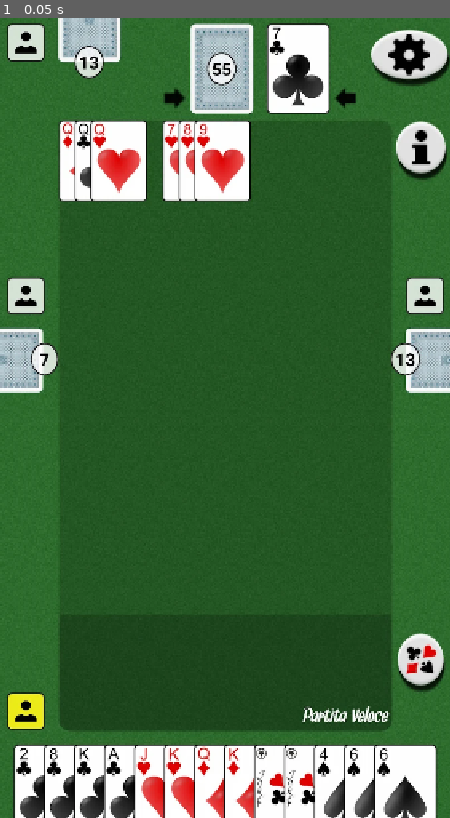
Above: before the commit, frame 1.
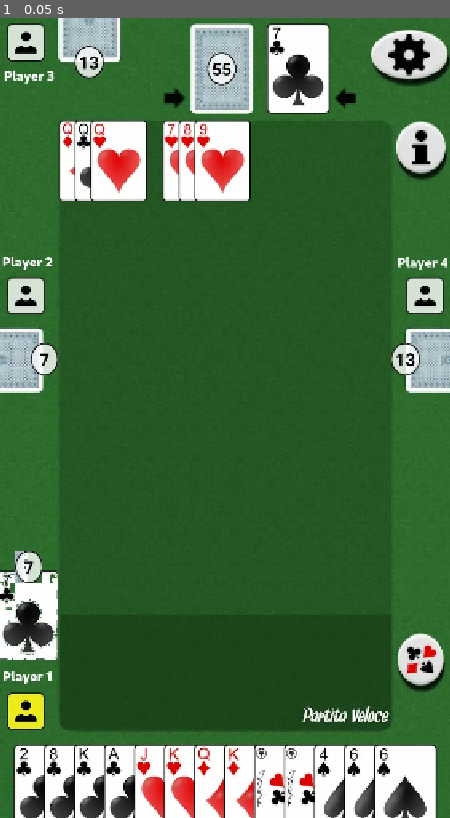
Above: after the commit, the same moment.

Repository: redd096/scala_tedesca
Game: Godot game, scene res://game_scene/game_scene.tscn
Same seed, same stepped clock (60 frames per second), same inputs: the game is played once before the commit and once after it.
Inputs:
- Up to frame 1 (0.05 s): no input

The runs differ from the first frame. In frame 1, 1.9% of the frame differs, in the area x 0-100%, y 1-96%.
Error in both runs: Invalid access to property or key 'add_child' on a base object of type 'Nil'. (res://game_scene/scripts/prefabs_controllers/game_ui_controller.gd:24)

Commit message:
edit size ui

Diff:
--- a/game_scene/prefabs/card.tscn
+++ b/game_scene/prefabs/card.tscn
@@ -1,17 +1,15 @@
-[gd_scene load_steps=5 format=3 uid="uid://bk2x7qj8v5mn6"]
+[gd_scene load_steps=4 format=3 uid="uid://bk2x7qj8v5mn6"]
 
-[ext_resource type="Theme" uid="uid://dh75y1pvxkaar" path="res://game_scene/themes/card_theme.tres" id="1_j5c3o"]
 [ext_resource type="Script" uid="uid://bny2v6nu6dwq0" path="res://game_scene/scripts/prefabs_controllers/card_controller.gd" id="1_pvvkm"]
 [ext_resource type="Texture2D" uid="uid://e2bw70nln230" path="res://game_scene/textures/back_card_red.png" id="2_ho0u6"]
 [ext_resource type="Texture2D" uid="uid://4pidu3mb6ni1" path="res://game_scene/textures/front_card_red.png" id="3_la2fe"]
 
 [node name="Card" type="Control" node_paths=PackedStringArray("card_front", "card_back", "front_image", "back_image", "top_left_label", "bottom_right_label")]
-custom_minimum_size = Vector2(50, 75)
+custom_minimum_size = Vector2(100, 145)
 layout_mode = 3
 anchors_preset = 0
 offset_right = 50.0
 offset_bottom = 75.0
-theme = ExtResource("1_j5c3o")
 script = ExtResource("1_pvvkm")
 card_front = NodePath("CardFront")
 card_back = NodePath("CardBack")
@@ -68,9 +66,10 @@
 layout_mode = 1
 anchors_preset = 10
 anchor_right = 1.0
-offset_left = 2.0
-offset_right = 2.0
-offset_bottom = 18.0
+offset_left = 5.0
+offset_top = 5.0
+offset_right = 5.0
+offset_bottom = 28.0
 grow_horizontal = 2
 text = "A♥"
 
@@ -81,9 +80,10 @@
 anchor_top = 1.0
 anchor_right = 1.0
 anchor_bottom = 1.0
-offset_left = -2.0
-offset_top = -18.0
-offset_right = -2.0
+offset_left = -5.0
+offset_top = -28.0
+offset_right = -5.0
+offset_bottom = -5.0
 grow_horizontal = 2
 grow_vertical = 0
 text = "A♥"
--- a/game_scene/prefabs/game_ui.tscn
+++ b/game_scene/prefabs/game_ui.tscn
@@ -1,9 +1,10 @@
-[gd_scene load_steps=5 format=3 uid="uid://bfp5tsme4tyhe"]
-
-[ext_resource type="Theme" uid="uid://dqr516vkuq3mp" path="res://game_scene/themes/scala_tedesca_theme.tres" id="1_bwte8"]
+[gd_scene load_steps=6 format=3 uid="uid://bfp5tsme4tyhe"]
+
+[ext_resource type="Theme" uid="uid://bhgvjgy8jq6g6" path="res://game_scene/themes/game_ui_theme.tres" id="1_0wx8q"]
 [ext_resource type="Script" uid="uid://etert7npv2bn" path="res://game_scene/scripts/prefabs_controllers/test_scala_tedesca.gd" id="2_0wx8q"]
 [ext_resource type="PackedScene" uid="uid://bk2x7qj8v5mn6" path="res://game_scene/prefabs/card.tscn" id="3_c5wgr"]
 [ext_resource type="Texture2D" uid="uid://ml1lwcwx3b7u" path="res://game_scene/textures/mockup_scala_40.webp" id="4_ed6sx"]
+[ext_resource type="PackedScene" uid="uid://dvdbqx7bhuugt" path="res://game_scene/prefabs/player_cards.tscn" id="5_c5wgr"]
 
 [node name="GameUI" type="Control" node_paths=PackedStringArray("draw_deck_container", "discard_deck_container", "opponent_cards_container", "left_opponent_container", "right_opponent_container", "play_area_flow", "player_hand_container", "pozzetto_container")]
 layout_mode = 3
@@ -12,7 +13,7 @@
 anchor_bottom = 1.0
 grow_horizontal = 2
 grow_vertical = 2
-theme = ExtResource("1_bwte8")
+theme = ExtResource("1_0wx8q")
 script = ExtResource("2_0wx8q")
 card_scene = ExtResource("3_c5wgr")
 draw_deck_container = NodePath("MainContainer/TopArea/DrawDeckArea/DrawDeck")
@@ -34,6 +35,7 @@
 color = Color(0.2, 0.6, 0.3, 1)
 
 [node name="MainContainer" type="VBoxContainer" parent="."]
+visible = false
 layout_mode = 1
 anchors_preset = 15
 anchor_right = 1.0
@@ -186,3 +188,34 @@
 grow_vertical = 2
 texture = ExtResource("4_ed6sx")
 expand_mode = 1
+
+[node name="BottomPlayerContainer" type="PanelContainer" parent="."]
+layout_mode = 1
+anchors_preset = 12
+anchor_top = 1.0
+anchor_right = 1.0
+anchor_bottom = 1.0
+offset_top = -278.0
+offset_bottom = 27.0
+grow_horizontal = 2
+grow_vertical = 0
+
+[node name="PlayerCards" parent="BottomPlayerContainer" instance=ExtResource("5_c5wgr")]
+layout_mode = 2
+
+[node name="Player_VBoxContainer" parent="BottomPlayerContainer/PlayerCards" index="0"]
+offset_top = 32.0
+offset_bottom = 134.0
+
+[node name="OverflowContainer" parent="BottomPlayerContainer/PlayerCards" index="1"]
+anchors_preset = 7
+anchor_left = 0.5
+anchor_right = 0.5
+offset_left = -50.0
+offset_right = 50.0
+grow_horizontal = 2
+
+[node name="CardsScroll" parent="BottomPlayerContainer/PlayerCards" index="3"]
+visible = false
+
+[editable path="BottomPlayerContainer/PlayerCards"]
--- a/game_scene/prefabs/player_cards.tscn
+++ b/game_scene/prefabs/player_cards.tscn
@@ -10,12 +10,12 @@
 [node name="PlayerCards" type="Control" node_paths=PackedStringArray("name_label", "turn_icon", "pozzetto_container", "cards_container_obj", "cards_container", "overflow_container_obj", "overflow_counter_label")]
 layout_mode = 3
 anchors_preset = 0
-offset_right = 160.0
-offset_bottom = 170.0
+offset_right = 230.0
+offset_bottom = 307.0
 theme = ExtResource("1_rr5q2")
 script = ExtResource("1_d1l1r")
 name_label = NodePath("Player_VBoxContainer/NameLabel")
-turn_icon = NodePath("Player_VBoxContainer/CenterContainer/TurnIcon")
+turn_icon = NodePath("Player_VBoxContainer/TurnIconContainer/TurnIcon")
 pozzetto_container = NodePath("PozzettoContainer")
 cards_container_obj = NodePath("CardsScroll")
 cards_container = NodePath("CardsScroll/CardsContainer")
@@ -23,28 +23,31 @@
 overflow_counter_label = NodePath("OverflowContainer/Outline/MarginContainer/Background/OverflowCounterLabel")
 
 [node name="Player_VBoxContainer" type="VBoxContainer" parent="."]
-layout_mode = 0
-offset_right = 62.0
-offset_bottom = 67.0
+layout_mode = 1
+offset_right = 90.0
+offset_bottom = 102.0
+theme_type_variation = &"PlayerVertical"
 
 [node name="NameLabel" type="Label" parent="Player_VBoxContainer"]
 layout_mode = 2
+theme_type_variation = &"LabelPlayerName"
 text = "Player 4"
-
-[node name="CenterContainer" type="AspectRatioContainer" parent="Player_VBoxContainer"]
-layout_mode = 2
-size_flags_vertical = 3
-
-[node name="BackgroundColor" type="ColorRect" parent="Player_VBoxContainer/CenterContainer"]
-layout_mode = 2
-size_flags_vertical = 3
-
-[node name="TurnIcon" type="ColorRect" parent="Player_VBoxContainer/CenterContainer"]
+horizontal_alignment = 1
+
+[node name="TurnIconContainer" type="AspectRatioContainer" parent="Player_VBoxContainer"]
+layout_mode = 2
+size_flags_vertical = 3
+
+[node name="BackgroundColor" type="ColorRect" parent="Player_VBoxContainer/TurnIconContainer"]
+layout_mode = 2
+size_flags_vertical = 3
+
+[node name="TurnIcon" type="ColorRect" parent="Player_VBoxContainer/TurnIconContainer"]
 layout_mode = 2
 size_flags_vertical = 3
 color = Color(1, 1, 0.12549, 1)
 
-[node name="TextureRect" type="TextureRect" parent="Player_VBoxContainer/CenterContainer"]
+[node name="TextureRect" type="TextureRect" parent="Player_VBoxContainer/TurnIconContainer"]
 layout_mode = 2
 texture = ExtResource("2_kr6ql")
 expand_mode = 1
@@ -55,9 +58,8 @@
 anchors_preset = 2
 anchor_top = 1.0
 anchor_bottom = 1.0
-offset_top = -80.0
-offset_right = 50.0
-offset_bottom = -5.0
+offset_top = -145.0
+offset_right = 100.0
 grow_vertical = 0
 
 [node name="Card" parent="OverflowContainer" instance=ExtResource("3_rr5q2")]
@@ -68,10 +70,10 @@
 anchors_preset = 5
 anchor_left = 0.5
 anchor_right = 0.5
-offset_left = -17.0
-offset_top = -16.0
-offset_right = 15.0
-offset_bottom = 16.0
+offset_left = -32.0
+offset_top = -32.0
+offset_right = 32.0
+offset_bottom = 32.0
 grow_horizontal = 2
 texture = ExtResource("4_rr5q2")
 expand_mode = 1
@@ -83,6 +85,7 @@
 anchor_bottom = 1.0
 grow_horizontal = 2
 grow_vertical = 2
+theme_type_variation = &"MarginCounter"
 
 [node name="Background" type="TextureRect" parent="OverflowContainer/Outline/MarginContainer"]
 layout_mode = 2
@@ -96,30 +99,32 @@
 anchor_bottom = 1.0
 grow_horizontal = 2
 grow_vertical = 2
-theme_type_variation = &"LabelNumber"
+theme_type_variation = &"LabelCounter"
 text = "99"
 horizontal_alignment = 1
 vertical_alignment = 1
 
 [node name="PozzettoContainer" type="Control" parent="."]
-anchors_preset = 0
-offset_left = 78.0
-offset_right = 128.0
-offset_bottom = 75.0
+layout_mode = 1
+anchors_preset = 1
+anchor_left = 1.0
+anchor_right = 1.0
+offset_left = -100.0
+offset_bottom = 145.0
+grow_horizontal = 0
 
 [node name="Card" parent="PozzettoContainer" instance=ExtResource("3_rr5q2")]
 layout_mode = 1
 
 [node name="Outline" type="TextureRect" parent="PozzettoContainer"]
-visible = false
 layout_mode = 1
 anchors_preset = 5
 anchor_left = 0.5
 anchor_right = 0.5
-offset_left = -17.0
-offset_top = -16.0
-offset_right = 15.0
-offset_bottom = 16.0
+offset_left = -32.0
+offset_top = -32.0
+offset_right = 32.0
+offset_bottom = 32.0
 grow_horizontal = 2
 texture = ExtResource("4_rr5q2")
 expand_mode = 1
@@ -131,6 +136,7 @@
 anchor_bottom = 1.0
 grow_horizontal = 2
 grow_vertical = 2
+theme_type_variation = &"MarginCounter"
 
 [node name="Background" type="TextureRect" parent="PozzettoContainer/Outline/MarginContainer"]
 layout_mode = 2
@@ -144,23 +150,21 @@
 anchor_bottom = 1.0
 grow_horizontal = 2
 grow_vertical = 2
-theme_type_variation = &"LabelNumber"
+theme_type_variation = &"LabelCounter"
 text = "99"
 horizontal_alignment = 1
 vertical_alignment = 1
 
 [node name="CardsScroll" type="ScrollContainer" parent="."]
-visible = false
 layout_mode = 1
 anchors_preset = 12
 anchor_top = 1.0
 anchor_right = 1.0
 anchor_bottom = 1.0
-offset_top = -80.0
-offset_bottom = 3.0
+offset_top = -145.0
 grow_horizontal = 2
 grow_vertical = 0
-horizontal_scroll_mode = 4
+horizontal_scroll_mode = 3
 vertical_scroll_mode = 0
 
 [node name="CardsContainer" type="HBoxContainer" parent="CardsScroll"]
--- a/game_scene/themes/card_theme.tres
+++ b/game_scene/themes/card_theme.tres
@@ -1,4 +1,4 @@
 [gd_resource type="Theme" format=3 uid="uid://dh75y1pvxkaar"]
 
 [resource]
-Label/font_sizes/font_size = 13
+Label/font_sizes/font_size = 16
--- /dev/null
+++ b/game_scene/themes/game_ui_theme.tres
@@ -0,0 +1,6 @@
+[gd_resource type="Theme" load_steps=2 format=3 uid="uid://bhgvjgy8jq6g6"]
+
+[sub_resource type="StyleBoxEmpty" id="StyleBoxEmpty_7edur"]
+
+[resource]
+PanelContainer/styles/panel = SubResource("StyleBoxEmpty_7edur")
--- a/game_scene/themes/player_cards_theme.tres
+++ b/game_scene/themes/player_cards_theme.tres
@@ -1,10 +1,15 @@
 [gd_resource type="Theme" format=3 uid="uid://c1c3r7wvm3hf5"]
 
 [resource]
-LabelNumber/base_type = &"Label"
-LabelNumber/colors/font_color = Color(0, 0, 0, 1)
-LabelNumber/font_sizes/font_size = 14
-MarginContainer/constants/margin_bottom = 2
-MarginContainer/constants/margin_left = 2
-MarginContainer/constants/margin_right = 2
-MarginContainer/constants/margin_top = 2
+LabelCounter/base_type = &"Label"
+LabelCounter/colors/font_color = Color(0, 0, 0, 1)
+LabelCounter/font_sizes/font_size = 20
+LabelPlayerName/base_type = &"Label"
+LabelPlayerName/font_sizes/font_size = 20
+MarginCounter/base_type = &"MarginContainer"
+MarginCounter/constants/margin_bottom = 2
+MarginCounter/constants/margin_left = 2
+MarginCounter/constants/margin_right = 2
+MarginCounter/constants/margin_top = 2
+PlayerVertical/base_type = &"VBoxContainer"
+PlayerVertical/constants/separation = 18
Binary file changed: game_scene/textures/mockup_scala_40.webp
